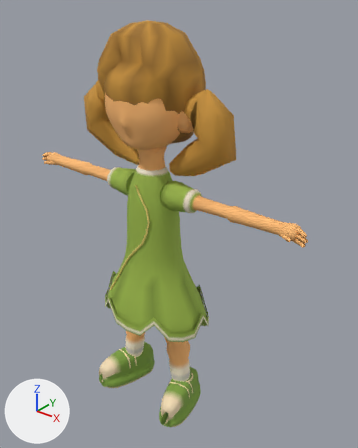
The Blender file assets/v2/source/clover-pilot.blend as it was, and as the next commit left it.
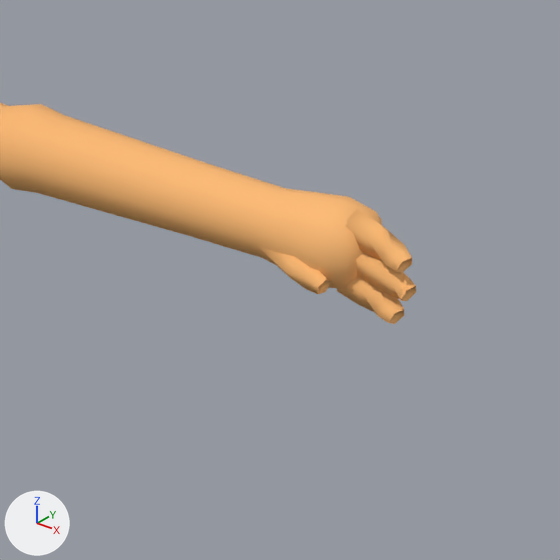
The first picture shows the older version from a 50 mm lens placed at (2.95, -3.29, 4.24), pointed at (0.16, 0.21, 2.07). The close-ups show the older and then the newer version on the part from 64% to 94% of the width and 42% to 65% of the height of that picture. Only the edits that show in the close-ups are written down. The lights are fixed; the arrows at lower left show +X, +Y and +Z.

Before the edit, the objects in view are built like this:
```python
me_kid_clover_lod0_mesh = bpy.data.meshes.new('kid_clover_LOD0_Mesh')
me_kid_clover_lod0_mesh.from_pydata(...)  # 3635 vertices, 3712 faces; spans x -1.62..1.62, y -0.46..0.52, z 0.01..3.96
me_kid_clover_lod0_mesh.polygons.foreach_set('use_smooth', [True] * 3712)
# faces by material slot: [1328, 2016, 344, 24]
me_kid_clover_lod0_mesh.materials.append(mat_m_body)
me_kid_clover_lod0_mesh.materials.append(mat_m_uniform)
me_kid_clover_lod0_mesh.materials.append(mat_m_hair)
me_kid_clover_lod0_mesh.materials.append(mat_m_accessory)
ob_kid_clover_lod0 = bpy.data.objects.new('kid_clover_LOD0', me_kid_clover_lod0_mesh)
ob_kid_clover_lod0.location = (0.0, 0.0, 0.0)
```
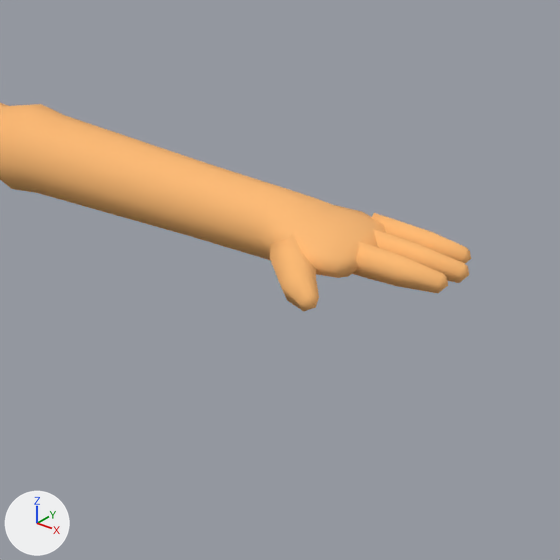
The change, as a list of edits to the scene's bpy script:
```text
Change me_kid_clover_lod0_mesh:
    used by ob_kid_clover_lod0; location = (0.0, 0.0, 0.0)
    remove me_kid_clover_lod0_mesh.from_pydata(...)  # 3635 vertices, 3712 faces; spans x -1.62..1.62, y -0.46..0.52, z 0.01..3.96
    add me_kid_clover_lod0_mesh.from_pydata(...)  # 3676 vertices, 3753 faces; spans x -1.67..1.67, y -0.46..0.52, z 0.01..3.96
    me_kid_clover_lod0_mesh part 1: a new loose piece of 22 vertices spanning x 1.49..1.65, y 0.05..0.1, z 2.45..2.5, in mat_m_body
    me_kid_clover_lod0_mesh part 2: a new loose piece of 22 vertices spanning x 1.49..1.67, y 0.0..0.05, z 2.45..2.5, in mat_m_body
    me_kid_clover_lod0_mesh part 3: 32 vertices moved from x 1.41..1.59, y -0.06..0.07, z 2.4..2.54 to x 1.41..1.59, y -0.07..0.1, z 2.42..2.52; 91 vertices removed from x 1.37..1.62, y -0.08..0.01, z 2.39..2.54; 47 vertices added at x 1.38..1.66, y -0.17..0.0, z 2.43..2.5
    other edits to the shape of me_kid_clover_lod0_mesh do not show in these pictures
```

Changed parts and their boxes [x1, y1, x2, y2] in the close-ups (560 x 560 px; the box of a moved part takes in the faces that stretch with it):
'kid_clover_LOD0', reshaped
    before: [0, 103, 416, 324]
    after: [0, 103, 471, 311]
part 1 of me_kid_clover_lod0_mesh, added (orange)
    after: [371, 213, 471, 263]
part 2 of me_kid_clover_lod0_mesh, added (orange)
    after: [373, 229, 469, 283]
part 3 of me_kid_clover_lod0_mesh, moved or reshaped
    before: [256, 189, 416, 324]
    after: [256, 189, 448, 311]
